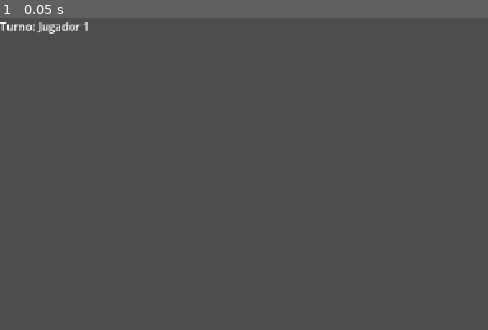
Above: before the commit, frame 1.
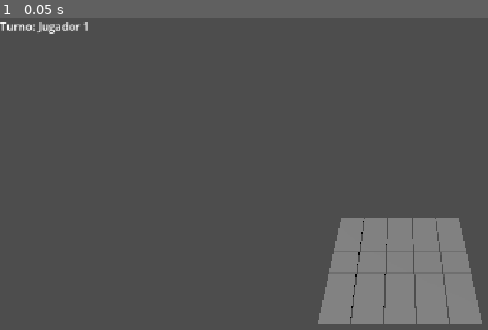
Above: after the commit, the same moment.

Repository: sebash278/boop
Game: Godot game, scene res://scenes/game.tscn
The game is run twice, just before and just after one commit, with the same random seed, the same clock (stepped at 60 frames per second) and the same inputs. The project has no main scene, so this scene is started directly.
Inputs:
- Up to frame 1 (0.05 s): no input

The runs differ from the first frame. In frame 1, 9.5% of the frame differs, in the area x 65-99%, y 64-99%.

Commit message:
feat(board): generate 5x5 board grid

Diff:
--- a/scenes/game.tscn
+++ b/scenes/game.tscn
@@ -1,6 +1,7 @@
 [gd_scene format=3 uid="uid://84na1gxejifa"]
 
 [ext_resource type="Script" uid="uid://d2e7gfq8ig035" path="res://scripts/game.gd" id="1_uwrxv"]
+[ext_resource type="Script" uid="uid://d1dpkvkfidt1u" path="res://scripts/board.gd" id="2_yqjtg"]
 
 [node name="Game" type="Node3D" unique_id=549211417]
 script = ExtResource("1_uwrxv")
@@ -13,6 +14,7 @@
 transform = Transform3D(0.8660254, 0.38302222, -0.32139382, 0, 0.64278764, 0.76604444, 0.5, -0.66341394, 0.5566704, 0, 0, 0)
 
 [node name="Board" type="Node3D" parent="." unique_id=1655012464]
+script = ExtResource("2_yqjtg")
 
 [node name="Cats" type="Node3D" parent="." unique_id=1553977026]
 
--- /dev/null
+++ b/scripts/board.gd
@@ -0,0 +1,38 @@
+class_name Board
+extends Node3D
+
+signal cell_clicked(coords: Vector2i)
+
+const SIZE := 5
+const CELL_SIZE := 1.0
+const CELL_SCENE := preload("res://scenes/cell.tscn")
+
+var grid := {}
+
+func _ready() -> void:
+	build_board()
+
+func build_board() -> void:
+	for x in SIZE:
+		for z in SIZE:
+			var coords := Vector2i(x, z)
+			var cell: Cell = CELL_SCENE.instantiate()
+			cell.coords = coords
+			cell.position = to_world(coords)
+			cell.clicked.connect(_on_cell_clicked)
+			add_child(cell)
+
+			grid[coords] = {
+				"cat": null
+			}
+
+func to_world(coords: Vector2i) -> Vector3:
+	var offset := (SIZE - 1) * CELL_SIZE / 2.0
+	return Vector3(
+		coords.x * CELL_SIZE - offset,
+		0.0,
+		coords.y * CELL_SIZE - offset
+	)
+
+func _on_cell_clicked(coords: Vector2i) -> void:
+	cell_clicked.emit(coords)
